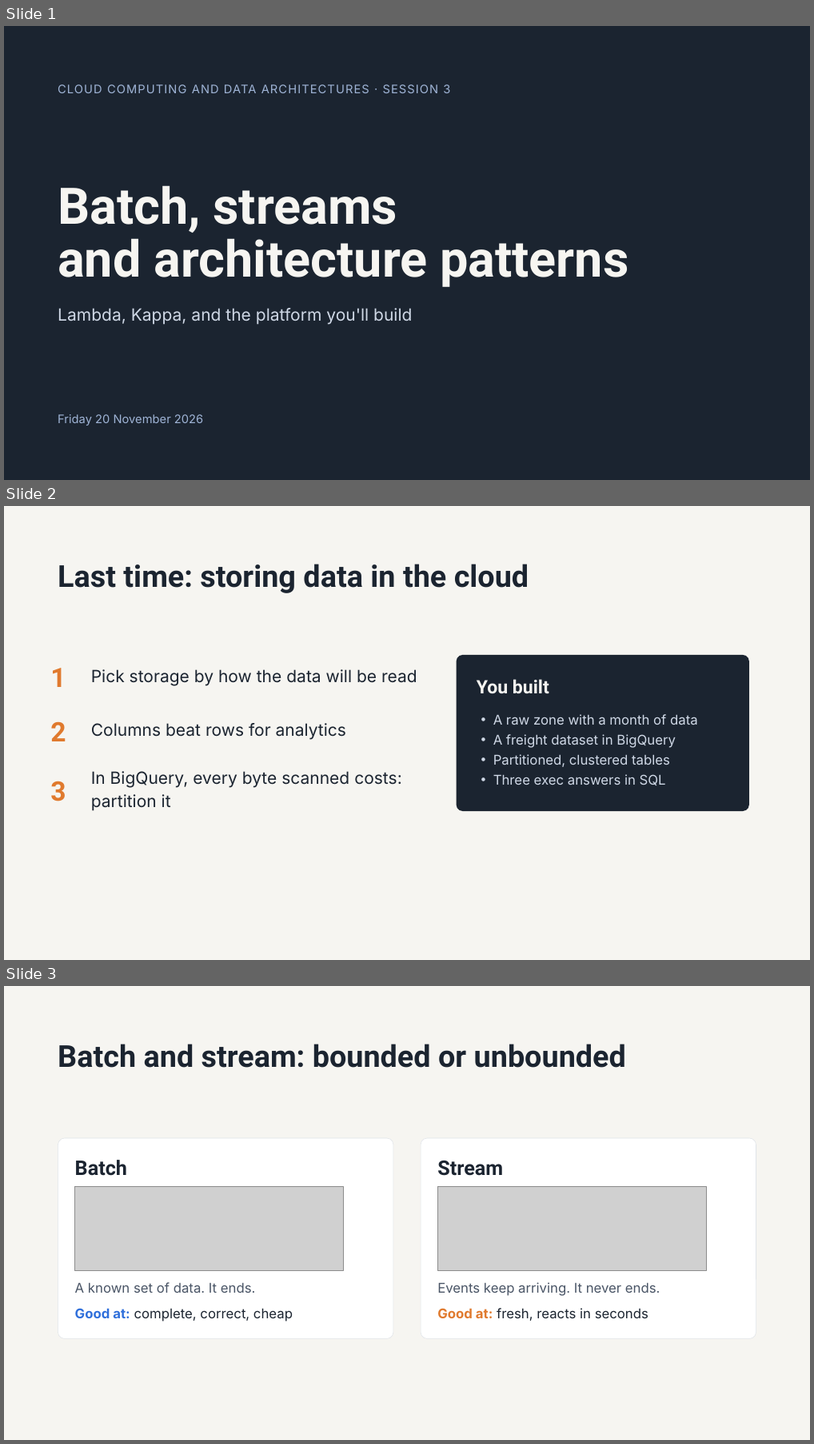
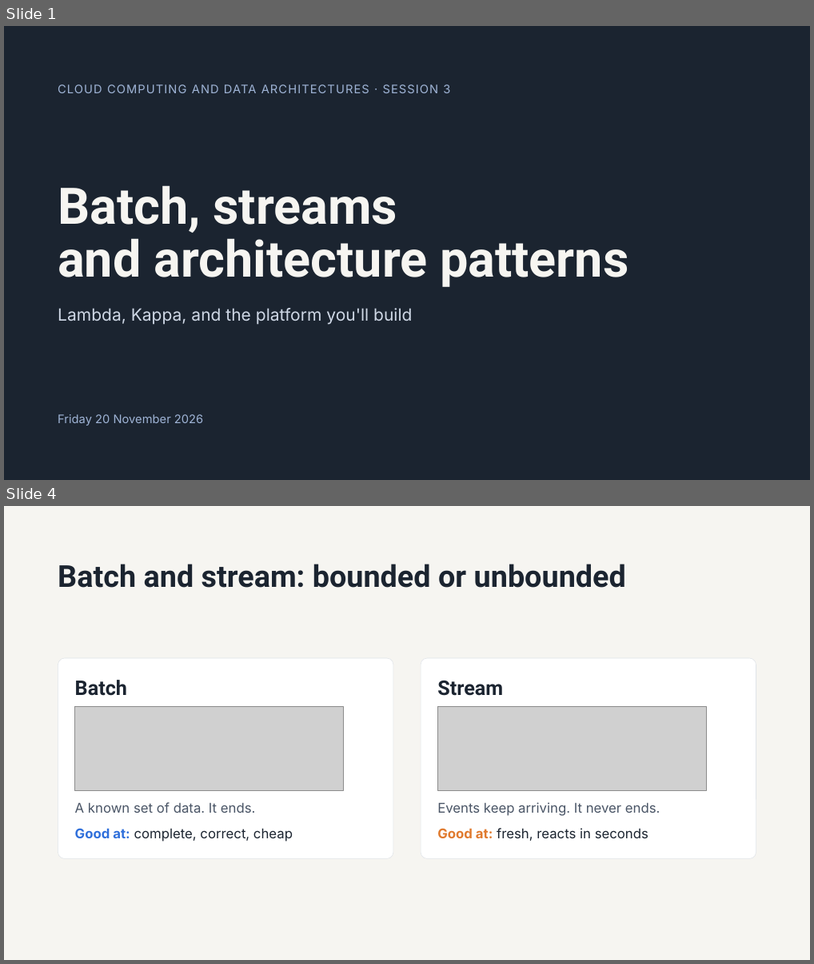
Before and after one commit to 1768SAIKUMAR/cloud-computing-srh, a slide deck: sessions/03-batch-streams-and-architecture-patterns/slides/session-03-batch-streams-and-architecture-patterns.pptx. Shown one above the other, each under a label of ours: slides 1, 2 and 3 before the commit, slides 1 and 4 after it; the slides between them are not shown. The pictures are 814x1444 and 814x964 pixels, drawn with LibreOffice and Linux fonts; fonts in the diff are those of the drawing; grey boxes stand for pictures. Boxes give left, top, right and bottom in pixels: in the first picture for what was removed or moved away, otherwise in the second. Text is boxed around its words. In the diff, an @@ line names an element or a change of style, - is before the commit and + after.

```diff
--- a/sessions/03-batch-streams-and-architecture-patterns/slides/session-03-batch-streams-and-architecture-patterns.pptx
+++ b/sessions/03-batch-streams-and-architecture-patterns/slides/session-03-batch-streams-and-architecture-patterns.pptx
@@ slide 2 removed at bbox=[4, 506, 810, 960], background #F6F5F1 @@
@@ title removed at bbox=[58, 564, 530, 593] @@
-Last time: storing data in the cloud
@@ text removed at bbox=[50, 668, 66, 687] @@
-1
@@ text removed at bbox=[91, 669, 418, 686] @@
-Pick storage by how the data will be read
@@ rounded rectangle removed at bbox=[457, 655, 750, 811] @@
@@ text removed at bbox=[477, 679, 550, 694] @@
-You built
@@ text removed at bbox=[50, 721, 66, 741] @@
-2
@@ text removed at bbox=[494, 714, 698, 785] @@
-• A raw zone with a month of data
-• A freight dataset in BigQuery
-• Partitioned, clustered tables
-• Three exec answers in SQL
@@ text removed at bbox=[91, 723, 346, 740] @@
-Columns beat rows for analytics
@@ text removed at bbox=[50, 780, 66, 801] @@
-3
@@ text removed at bbox=[91, 771, 402, 811] @@
-In BigQuery, every byte scanned costs: partition it
@@ what was slide 3 is now slide 4 @@
```
Also in this commit, not shown: 1 slide changed, 3 slides added, 6 other files.
